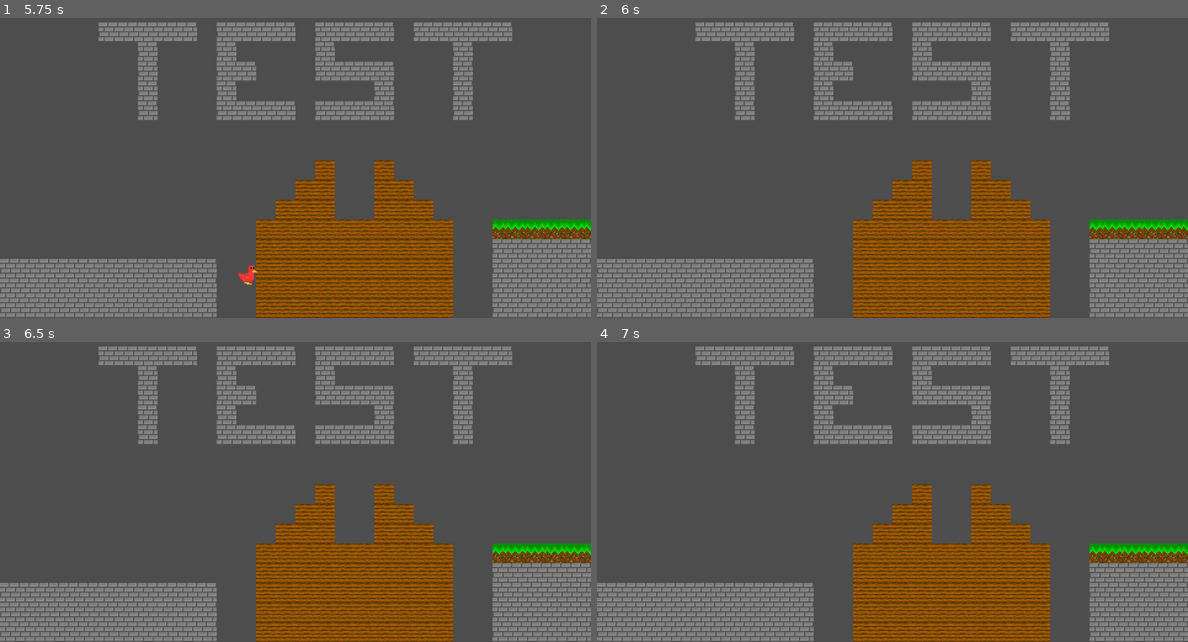
Above: before the commit, frames 1-4 (two rows, left to right).
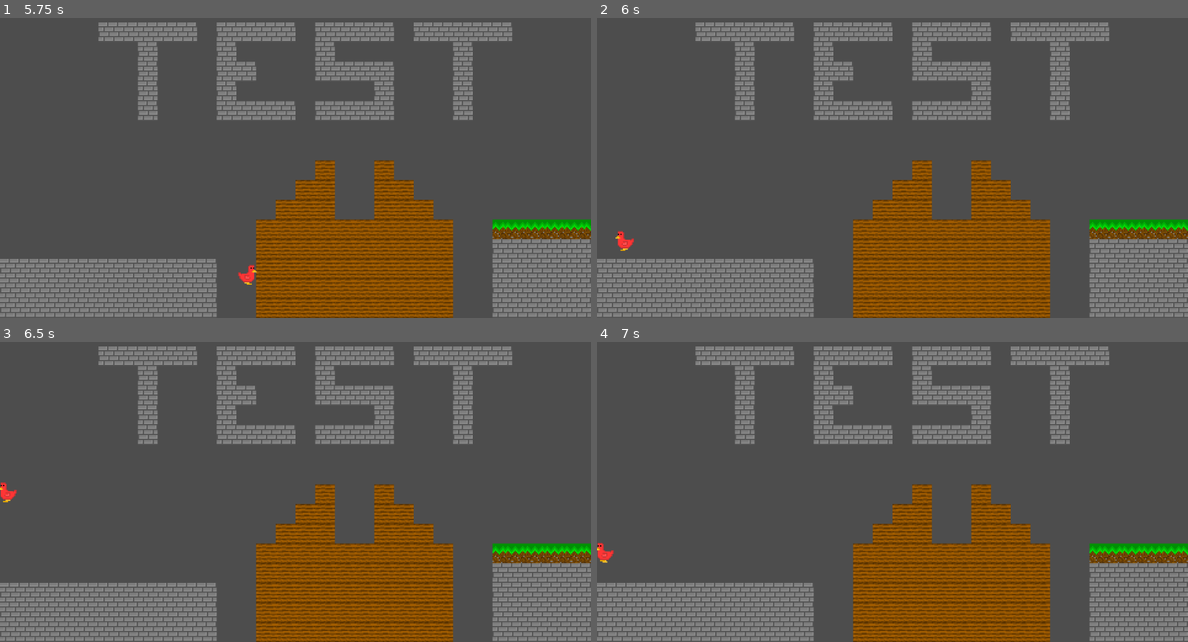
Above: after the commit, the same moments.

Repository: Birb-Games/birb-run
Game: Godot game, scene res://scenes/Root.tscn
Two runs of this game, one before a commit and one after it. Both use one fixed random seed, a clock stepped at 60 frames per second and the inputs below.
Inputs:
- Up to frame 1 (5.75 s): hold Right (move_right) 0.53-2.03 s; tap Up (jump) at 0.77, 1.52, 3.02, 3.77, 4.52 s; hold Left (move_left) 2.03-2.78 s; hold Right (move_right) 2.78-4.28 s; tap Enter at 4.25 s; hold Left (move_left) 4.28-5.03 s; hold Right (move_right) from 5.03 s (still down)
- Up to frame 2 (6 s): release Right (move_right) at 5.78 s; hold Left (move_left) from 5.78 s (still down)
- Up to frame 3 (6.5 s): keep holding Left (move_left); tap Up (jump) at 6.02 s
- Up to frame 4 (7 s): keep holding Left (move_left); tap Up (jump) at 6.77 s

Frame 1 is identical in both runs. In frame 2, 0.1% of the frame differs, in the area x 3-7%, y 70-78%; in frame 3, 0.1%; in frame 4, 0.1%.

Commit message:
Implemented a death zone below the stage and level borders

Diff:
--- a/project.godot
+++ b/project.godot
@@ -20,6 +20,10 @@
 window/size/viewport_width=960
 window/size/viewport_height=540
 window/stretch/mode="viewport"
+
+[filesystem]
+
+import/blender/enabled=false
 
 [input]
 
--- /dev/null
+++ b/scenes/DeathBoundary.tscn
@@ -0,0 +1,16 @@
+[gd_scene load_steps=3 format=3 uid="uid://dc8es0k4ttlx5"]
+
+[ext_resource type="Script" path="res://scripts/DeathBoundary.gd" id="1_nvy3n"]
+
+[sub_resource type="WorldBoundaryShape2D" id="WorldBoundaryShape2D_bvt76"]
+distance = -544.0
+
+[node name="DeathBoundary" type="Area2D" node_paths=PackedStringArray("player")]
+script = ExtResource("1_nvy3n")
+player = NodePath("")
+start = Vector2(59, 386)
+
+[node name="CollisionShape2D" type="CollisionShape2D" parent="."]
+shape = SubResource("WorldBoundaryShape2D_bvt76")
+
+[connection signal="body_entered" from="." to="." method="_on_body_entered"]
--- /dev/null
+++ b/scenes/LevelEdge.tscn
@@ -0,0 +1,9 @@
+[gd_scene load_steps=2 format=3 uid="uid://ps3upauivid1"]
+
+[sub_resource type="WorldBoundaryShape2D" id="WorldBoundaryShape2D_n82db"]
+normal = Vector2(1, 0)
+
+[node name="LevelEdge" type="StaticBody2D"]
+
+[node name="CollisionShape2D" type="CollisionShape2D" parent="."]
+shape = SubResource("WorldBoundaryShape2D_n82db")
--- a/scenes/Levels/TestLevel.tscn
+++ b/scenes/Levels/TestLevel.tscn
@@ -1,6 +1,7 @@
-[gd_scene load_steps=2 format=3 uid="uid://b08ayc4ahxsal"]
+[gd_scene load_steps=3 format=3 uid="uid://b08ayc4ahxsal"]
 
 [ext_resource type="TileSet" uid="uid://sps0nu118bqw" path="res://assets/tilemaps/tilemap.tres" id="1_q82qb"]
+[ext_resource type="PackedScene" uid="uid://ps3upauivid1" path="res://scenes/LevelEdge.tscn" id="2_lsi8t"]
 
 [node name="Node2D" type="Node2D"]
 
@@ -9,3 +10,7 @@
 tile_set = ExtResource("1_q82qb")
 format = 2
 layer_0/tile_data = PackedInt32Array(917505, 0, 0, 983041, 0, 0, 1048577, 0, 0, 917506, 0, 0, 983042, 0, 0, 1048578, 0, …(6427 unchanged characters)…
+
+[node name="RightLevelEdge" parent="." instance=ExtResource("2_lsi8t")]
+position = Vector2(2785, 0)
+scale = Vector2(-1, 1)
--- a/scenes/Root.tscn
+++ b/scenes/Root.tscn
@@ -1,9 +1,11 @@
-[gd_scene load_steps=5 format=3 uid="uid://ct2d8b0xfiepn"]
+[gd_scene load_steps=7 format=3 uid="uid://ct2d8b0xfiepn"]
 
 [ext_resource type="Script" path="res://scripts/Main.gd" id="1_77vjf"]
 [ext_resource type="PackedScene" uid="uid://cclinrvnuno6c" path="res://scenes/Character.tscn" id="1_kneti"]
 [ext_resource type="PackedScene" uid="uid://b08ayc4ahxsal" path="res://scenes/Levels/TestLevel.tscn" id="2_cojf1"]
 [ext_resource type="Script" path="res://scripts/CameraController.gd" id="3_nejv0"]
+[ext_resource type="PackedScene" uid="uid://dc8es0k4ttlx5" path="res://scenes/DeathBoundary.tscn" id="5_w5tu4"]
+[ext_resource type="PackedScene" uid="uid://ps3upauivid1" path="res://scenes/LevelEdge.tscn" id="6_cgy5j"]
 
 [node name="Root" type="Node2D"]
 script = ExtResource("1_77vjf")
@@ -15,3 +17,8 @@
 
 [node name="Camera2D" type="Camera2D" parent="."]
 script = ExtResource("3_nejv0")
+
+[node name="DeathBoundary" parent="." node_paths=PackedStringArray("player") instance=ExtResource("5_w5tu4")]
+player = NodePath("../Player")
+
+[node name="LeftLevelEdge" parent="." instance=ExtResource("6_cgy5j")]
--- /dev/null
+++ b/scripts/DeathBoundary.gd
@@ -0,0 +1,11 @@
+extends Area2D
+
+@export var player: CharacterBody2D
+@export var start: Vector2 # Where the player starts in the level, must be updated on level change
+
+signal player_died # currently unused
+
+func _on_body_entered(body):
+	if body.name == player.name:
+		player.position = start
+		player_died.emit()
